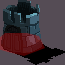
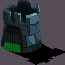
Before/after of a 65×65 layered artwork. What changed in the layer stack:
hid "Collider" over [0, 33, 45, 56]
added layer "Hotspot" (30%) above "RightTower01.png" over [2, 42, 21, 53]
